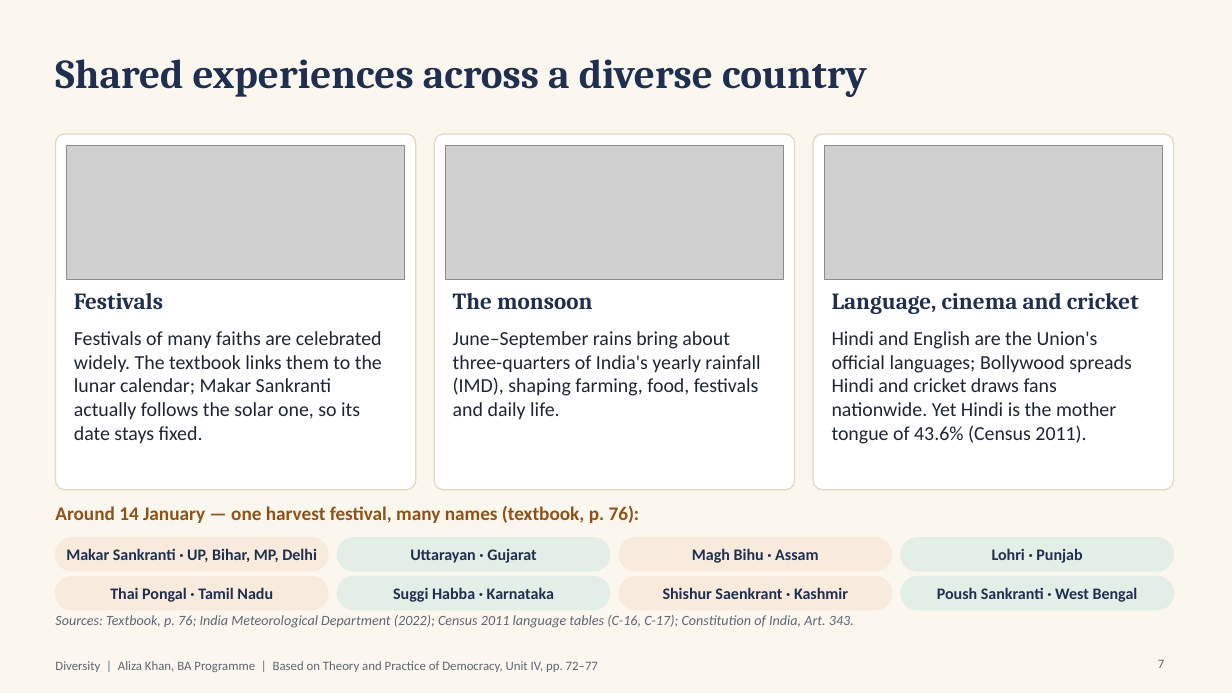
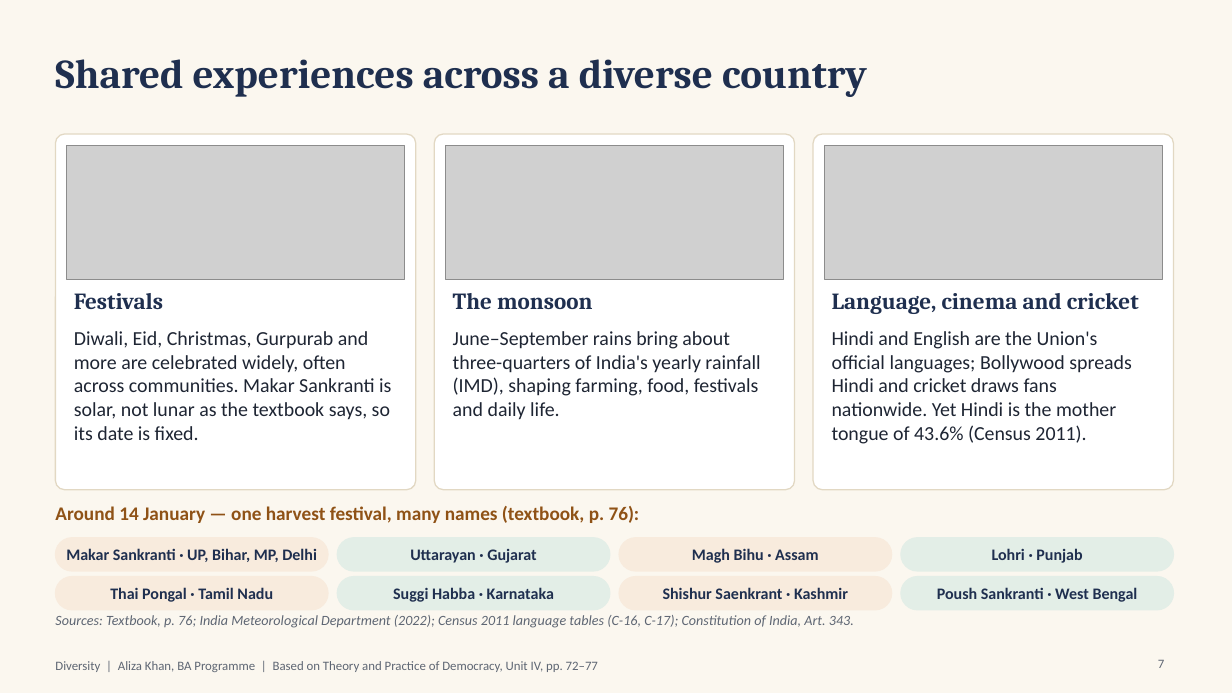
Before and after one commit to gazali8080/Md-Gazali, a slide deck: slide 7 of college-ppt-diversity/Diversity_Aliza_Khan.pptx. Drawn at 1232x693 pixels with LibreOffice and Linux fonts; fonts in the diff are those of the drawing; grey boxes stand for pictures. Boxes give left, top, right and bottom in pixels: in the first picture for what was removed or moved away, otherwise in the second. Text is boxed around its words. In the diff, an @@ line names an element or a change of style, - is before the commit and + after.

```diff
--- a/college-ppt-diversity/Diversity_Aliza_Khan.pptx
+++ b/college-ppt-diversity/Diversity_Aliza_Khan.pptx
@@ text at <box>74,331,391,440</box>: text changed @@
-Festivals of many faiths are celebrated widely. The textbook links them to the lunar calendar; Makar Sankranti actually follows the solar one, so its date stays fixed.
+Diwali, Eid, Christmas, Gurpurab and more are celebrated widely, often across communities. Makar Sankranti is solar, not lunar as the textbook says, so its date is fixed.
```
Also in this commit, not shown: 1 other slide changed, 2 other files.
